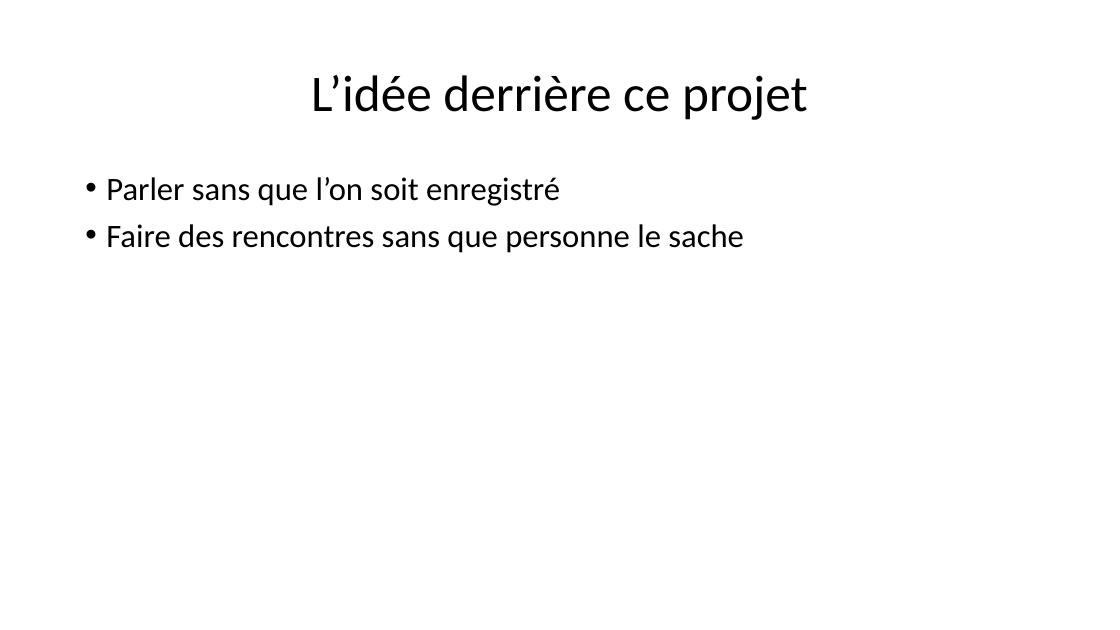
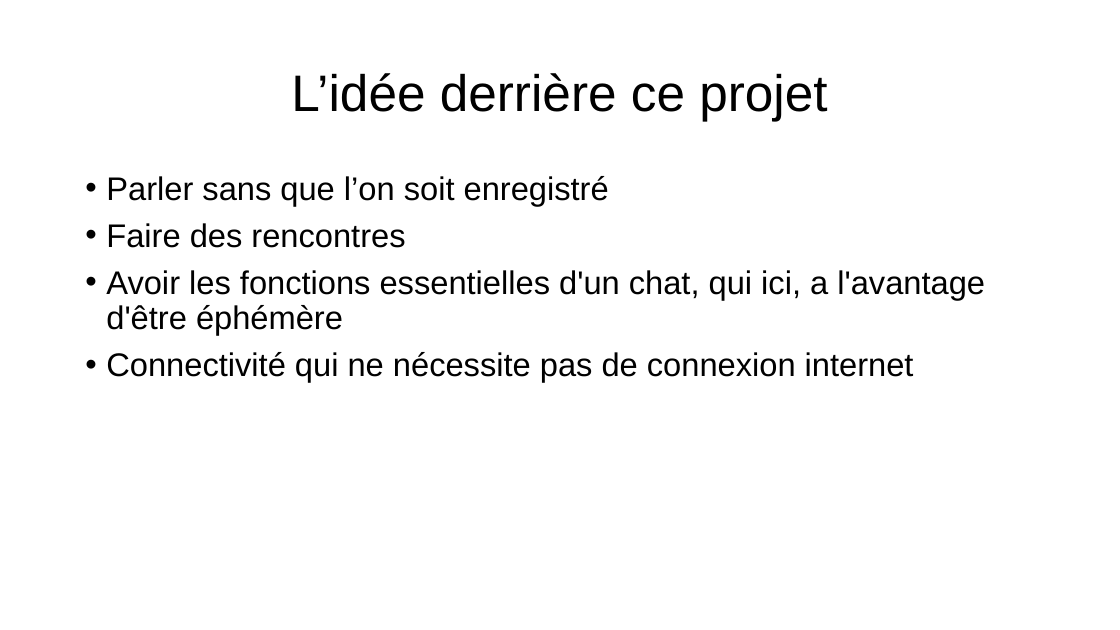
Before and after one commit to 0nza1101/Connect, a slide deck: slide 4 of Ressources/presentation_projet_connect.pptx. Drawn at 1120x630 pixels with LibreOffice and Linux fonts; fonts in the diff are those of the drawing. Boxes give left, top, right and bottom in pixels: in the first picture for what was removed or moved away, otherwise in the second. Text is boxed around its words. In the diff, an @@ line names an element or a change of style, - is before the commit and + after.

```diff
--- a/Ressources/presentation_projet_connect.pptx
+++ b/Ressources/presentation_projet_connect.pptx
@@ title "L’idée derrière ce projet" at [291,73,827,121]: font Calibri to Arial @@
@@ text at [106,176,609,206]: font Calibri to Arial in "Parler sans que l’on soit enregistré" @@
@@ text at [106,223,985,382]: text changed; font Calibri to Arial @@
-• Faire des rencontres sans que personne le sache
+• Faire des rencontres
+• Avoir les fonctions essentielles d'un chat, qui ici, a l'avantage d'être éphémère
+• Connectivité qui ne nécessite pas de connexion internet
```
Also in this commit, not shown: 5 other slides changed, 6 slides added, 1 slide removed.
